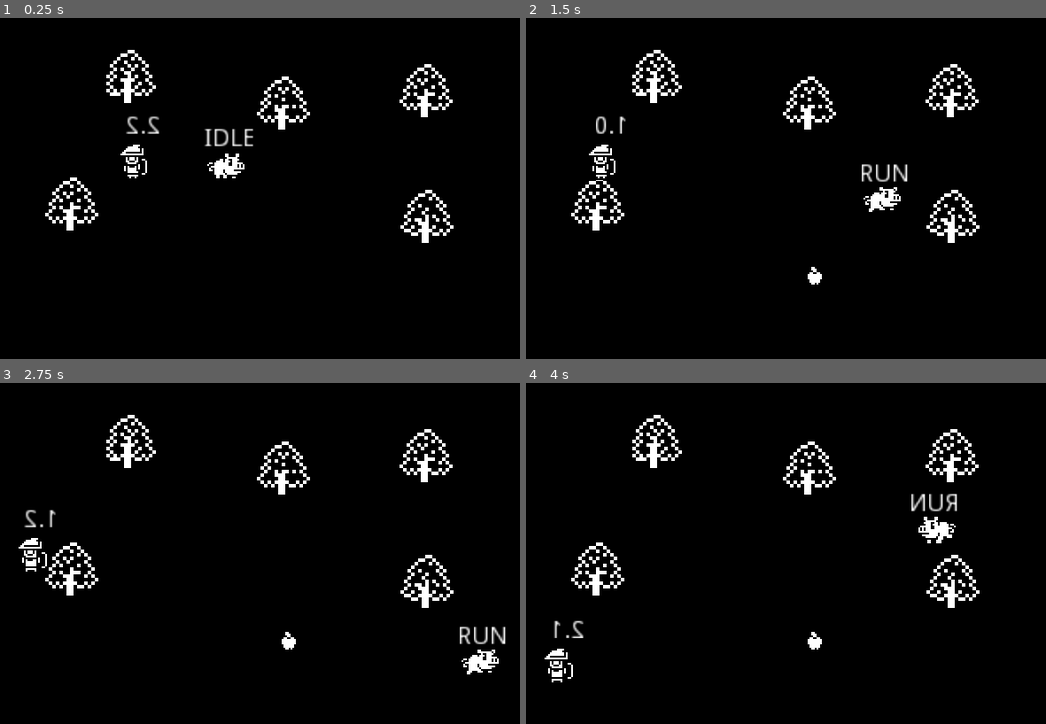
Above: before the commit, frames 1-4 (two rows, left to right).
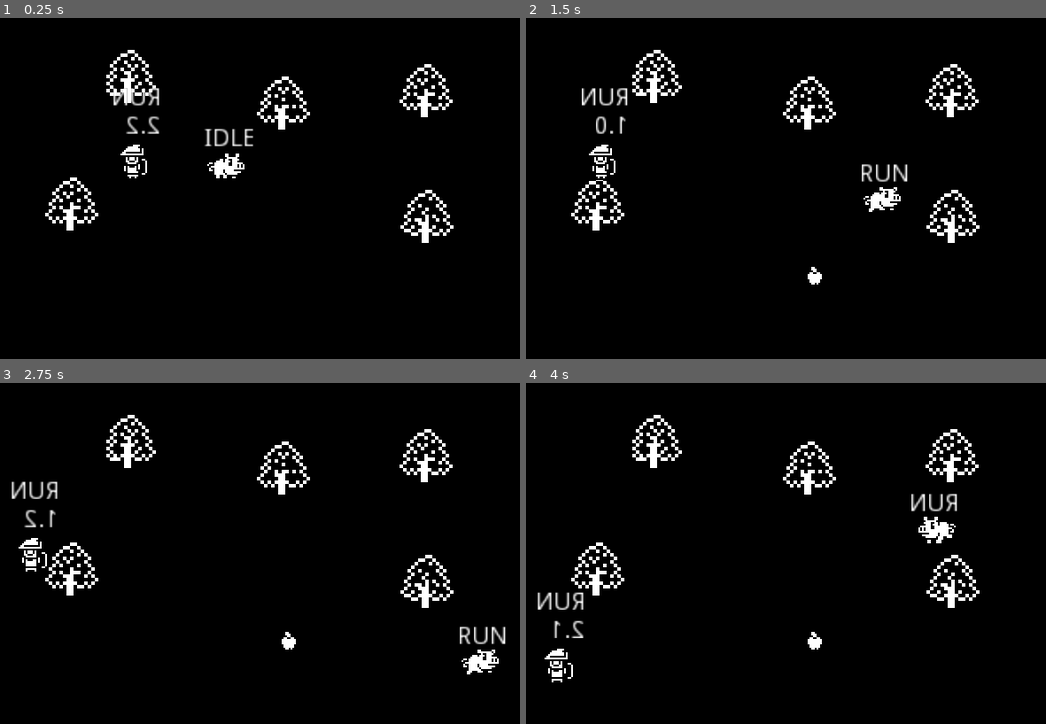
Above: after the commit, the same moments.

Repository: fguillen/PiggyTheApplesAndTheGuard
Game: Godot game, scene res://Word.tscn
Same seed, same stepped clock (60 frames per second), same inputs: the game is played once before the commit and once after it.
Inputs:
- Up to frame 1 (0.25 s): no input
- Up to frame 2 (1.5 s): hold Right (ui_right) 0.53-1.28 s; hold Down (ui_down) from 1.28 s (still down)
- Up to frame 3 (2.75 s): release Down (ui_down) at 2.03 s; hold Right (ui_right) from 2.03 s (still down)
- Up to frame 4 (4 s): release Right (ui_right) at 2.78 s; hold Up (ui_up) 2.78-3.53 s; hold Left (ui_left) from 3.53 s (still down)

The runs differ from the first frame. In frame 1, 0.2% of the frame differs, in the area x 21-31%, y 20-26%; in frame 2, 0.3%; in frame 3, 0.3%, in the area x 2-12%, y 28-35%; in frame 4, 0.3%.

Commit message:
Guard starts shooting arrows

Diff:
--- a/Apple.gd
+++ b/Apple.gd
@@ -19,5 +19,5 @@
 	tween.start()
 
 
-func _on_Tween_tween_completed(object:Object, key:NodePath):
+func _on_Tween_tween_completed(_object:Object, _key:NodePath):
 	collision.disabled = false
--- /dev/null
+++ b/Arrow.gd
@@ -0,0 +1,48 @@
+extends Area2D
+class_name Arrow
+
+onready var tween: = $Tween
+onready var sprite: = $Sprite
+onready var collision: = $CollisionShape2D
+
+var destiny_position
+
+func _ready():
+	print("Arrow.ready")
+	print("collision.disabled: ", collision.disabled)
+	collision.disabled = true
+
+# func _ready():
+# 	aim(Vector2(0, 0))
+# 	shoot(Vector2(150, 50))
+
+func aim(aim_position, _destiny_position):
+	print("Arrow.aim")
+	print("collision.disabled: ", collision.disabled)
+	global_position = aim_position
+	destiny_position = _destiny_position
+	if destiny_position.x < aim_position.x:
+		scale.x = -1
+
+func shoot():
+	print("Arrow.shoot")
+	print("collision.disabled: ", collision.disabled)
+	collision.disabled = false
+	tween.interpolate_property(
+		self,
+		"global_position",
+		global_position,
+		destiny_position,
+		0.8,
+		Tween.TRANS_SINE,
+		Tween.EASE_IN_OUT
+	)
+	tween.start()
+
+func stick():
+	collision.disabled = true
+	sprite.rotation_degrees = rand_range(30, 110)
+	sprite.frame = 1
+
+func _on_Tween_tween_completed(_object:Object, _key:NodePath):
+	stick()
--- /dev/null
+++ b/Arrow.tscn
@@ -0,0 +1,23 @@
+[gd_scene load_steps=4 format=2]
+
+[ext_resource path="res://Arrow.gd" type="Script" id=1]
+[ext_resource path="res://Arrow.png" type="Texture" id=2]
+
+[sub_resource type="CircleShape2D" id=1]
+radius = 1.0
+
+[node name="Arrow" type="Area2D"]
+z_index = 1
+script = ExtResource( 1 )
+
+[node name="Tween" type="Tween" parent="."]
+
+[node name="Sprite" type="Sprite" parent="."]
+texture = ExtResource( 2 )
+offset = Vector2( -4.49, 0.496 )
+hframes = 2
+
+[node name="CollisionShape2D" type="CollisionShape2D" parent="."]
+shape = SubResource( 1 )
+
+[connection signal="tween_completed" from="Tween" to="." method="_on_Tween_tween_completed"]
--- a/Guard.gd
+++ b/Guard.gd
@@ -2,15 +2,24 @@
 class_name Guard
 
 onready var timer: = $Timer
+onready var timerAim: = $TimerAim
+onready var timerAttack: = $TimerAttack
 onready var label: = $Label
+onready var labelState: = $LabelState
 onready var animationPlayer: = $AnimationPlayer
+onready var visionCollision: = $VisionSensor/CollisionPolygon2D
 
 export(Vector2) var speedRange = Vector2(10, 80)
 export(Vector2) var changeDirectionTime = Vector2(1, 3)
+export(Vector2) var aimTime = Vector2(0.1, 0.5)
+export(Vector2) var attackTime = Vector2(2, 4)
+
+const Arrow = preload("res://Arrow.tscn")
 
 var direction = Vector2.ZERO
 var velocity = Vector2.ZERO
 var rng = RandomNumberGenerator.new()
+var current_arrow
 
 var DIRECTIONS = [
 	Vector2(0, 0),
@@ -23,7 +32,7 @@
 enum State {
 	IDLE,
 	RUN,
-	SURPRISE,
+	AIM,
 	ATTACK
 }
 
@@ -36,11 +45,12 @@
 func _process(delta):
 	# label.text = State.keys()[state]
 	label.text = "%.1f" % timer.time_left
+	labelState.text = State.keys()[state]
 
 	match state:
 		State.IDLE: process_state_idle(direction, delta)
 		State.RUN: process_state_run(direction, delta)
-		State.SURPRISE: process_state_surprise(direction, delta)
+		State.AIM: process_state_aim(direction, delta)
 		State.ATTACK: process_state_attack(direction, delta)
 
 func random_direction():
@@ -56,9 +66,9 @@
 	set_velocity()
 	look_towards_direction(direction)
 
-	print("direction: ", direction)
-	print("velocity: ", velocity)
-	print("scale.x: ", scale.x)
+	# print("direction: ", direction)
+	# print("velocity: ", velocity)
+	# print("scale.x: ", scale.x)
 
 	timer.start(rng.randf_range(changeDirectionTime.x, changeDirectionTime.y))
 
@@ -66,7 +76,8 @@
 	velocity = direction * rng.randf_range(speedRange.x, speedRange.y)
 
 func _on_Timer_timeout():
-	random_direction()
+	if state == State.RUN or state == State.IDLE:
+		random_direction()
 
 func world_limit_reached():
 	print("world_limit_reached")
@@ -78,12 +89,10 @@
 	elif direction.x < 0:
 		scale.x = -1
 
-func pig_detected(area:Area2D):
-	print("pig_detected:, ", area.global_position);
 
 func _on_VisionSensor_area_entered(area:Area2D):
 	if area is Pig:
-		pig_detected(area)
+		aim(area.global_position)
 
 
 func process_state_idle(direction, _delta):
@@ -103,11 +112,11 @@
 	if direction.length() == 0:
 		set_state(State.IDLE)
 
-func process_state_surprise(direction, delta):
-	pass
+func process_state_aim(direction, delta):
+	animationPlayer.play("Aim")
 
 func process_state_attack(direction, delta):
-	pass
+	animationPlayer.play("Attack")
 
 func move(_direction, delta):
 	position += velocity * delta
@@ -119,3 +128,29 @@
 func _on_EndOfWorldSensor_area_entered(area:Area2D):
 	if area is WorldLimit:
 		world_limit_reached()
+
+func attack():
+	set_state(State.ATTACK)
+	current_arrow.shoot()
+	timerAttack.start(rng.randf_range(attackTime.x, attackTime.y))
+
+
+
+func aim(target_position):
+	set_state(State.AIM)
+	visionCollision.disabled = true
+	print("Instantiation")
+	current_arrow = Arrow.instance()
+	get_tree().get_root().add_child(current_arrow)
+	print("Aim")
+	current_arrow.aim(global_position, target_position)
+	timerAim.start(rng.randf_range(aimTime.x, aimTime.y))
+
+func _on_TimerAim_timeout():
+	attack()
+
+
+func _on_TimerAttack_timeout():
+	visionCollision.disabled = false
+	random_direction()
+	set_state(State.IDLE)
--- a/Guard.tscn
+++ b/Guard.tscn
@@ -1,10 +1,42 @@
-[gd_scene load_steps=8 format=2]
+[gd_scene load_steps=9 format=2]
 
 [ext_resource path="res://Guard.gd" type="Script" id=1]
 [ext_resource path="res://Archer.png" type="Texture" id=2]
 
 [sub_resource type="RectangleShape2D" id=1]
 extents = Vector2( 4, 7 )
+
+[sub_resource type="Animation" id=6]
+resource_name = "Aim"
+length = 0.1
+tracks/0/type = "value"
+tracks/0/path = NodePath("Sprite:frame")
+tracks/0/interp = 1
+tracks/0/loop_wrap = true
+tracks/0/imported = false
+tracks/0/enabled = true
+tracks/0/keys = {
+"times": PoolRealArray( 0 ),
+"transitions": PoolRealArray( 1 ),
+"update": 1,
+"values": [ 3 ]
+}
+
+[sub_resource type="Animation" id=7]
+resource_name = "Attack"
+length = 0.1
+tracks/0/type = "value"
+tracks/0/path = NodePath("Sprite:frame")
+tracks/0/interp = 1
+tracks/0/loop_wrap = true
+tracks/0/imported = false
+tracks/0/enabled = true
+tracks/0/keys = {
+"times": PoolRealArray( 0 ),
+"transitions": PoolRealArray( 1 ),
+"update": 1,
+"values": [ 4 ]
+}
 
 [sub_resource type="Animation" id=2]
 resource_name = "Idle"
@@ -19,21 +51,6 @@
 "times": PoolRealArray( 0 ),
 "transitions": PoolRealArray( 1 ),
 "update": 1,
-"values": [ 0 ]
-}
-
-[sub_resource type="Animation" id=3]
-length = 0.001
-tracks/0/type = "value"
-tracks/0/path = NodePath("Sprite:frame")
-tracks/0/interp = 1
-tracks/0/loop_wrap = true
-tracks/0/imported = false
-tracks/0/enabled = true
-tracks/0/keys = {
-"times": PoolRealArray( 0 ),
-"transitions": PoolRealArray( 1 ),
-"update": 0,
 "values": [ 0 ]
 }
 
@@ -77,10 +94,12 @@
 [node name="Sprite" type="Sprite" parent="."]
 texture = ExtResource( 2 )
 hframes = 5
+frame = 4
 
 [node name="AnimationPlayer" type="AnimationPlayer" parent="."]
+anims/Aim = SubResource( 6 )
+anims/Attack = SubResource( 7 )
 anims/Idle = SubResource( 2 )
-anims/RESET = SubResource( 3 )
 anims/Run = SubResource( 4 )
 
 [node name="Label" type="Label" parent="."]
@@ -90,11 +109,27 @@
 margin_bottom = -12.0
 text = "hello"
 
+[node name="LabelState" type="Label" parent="."]
+margin_left = -17.0
+margin_top = -42.0
+margin_right = 23.0
+margin_bottom = -28.0
+text = "hello"
+
 [node name="EndOfWorldSensor" type="Area2D" parent="."]
 
 [node name="CollisionShape2D" type="CollisionShape2D" parent="EndOfWorldSensor"]
 position = Vector2( -1.5, 0 )
 shape = SubResource( 5 )
 
+[node name="TimerAim" type="Timer" parent="."]
+one_shot = true
+
+[node name="TimerAttack" type="Timer" parent="."]
+one_shot = true
+
 [connection signal="timeout" from="Timer" to="." method="_on_Timer_timeout"]
+[connection signal="area_entered" from="VisionSensor" to="." method="_on_VisionSensor_area_entered"]
 [connection signal="area_entered" from="EndOfWorldSensor" to="." method="_on_EndOfWorldSensor_area_entered"]
+[connection signal="timeout" from="TimerAim" to="." method="_on_TimerAim_timeout"]
+[connection signal="timeout" from="TimerAttack" to="." method="_on_TimerAttack_timeout"]
--- a/project.godot
+++ b/project.godot
@@ -13,6 +13,11 @@
 "class": "Apple",
 "language": "GDScript",
 "path": "res://Apple.gd"
+}, {
+"base": "Area2D",
+"class": "Arrow",
+"language": "GDScript",
+"path": "res://Arrow.gd"
 }, {
 "base": "Node2D",
 "class": "Guard",
@@ -36,6 +41,7 @@
 } ]
 _global_script_class_icons={
 "Apple": "",
+"Arrow": "",
 "Guard": "",
 "Pig": "",
 "WorldLimit": "",
Binary file added: Arrow.png
Not shown, added: Arrow.png.import
